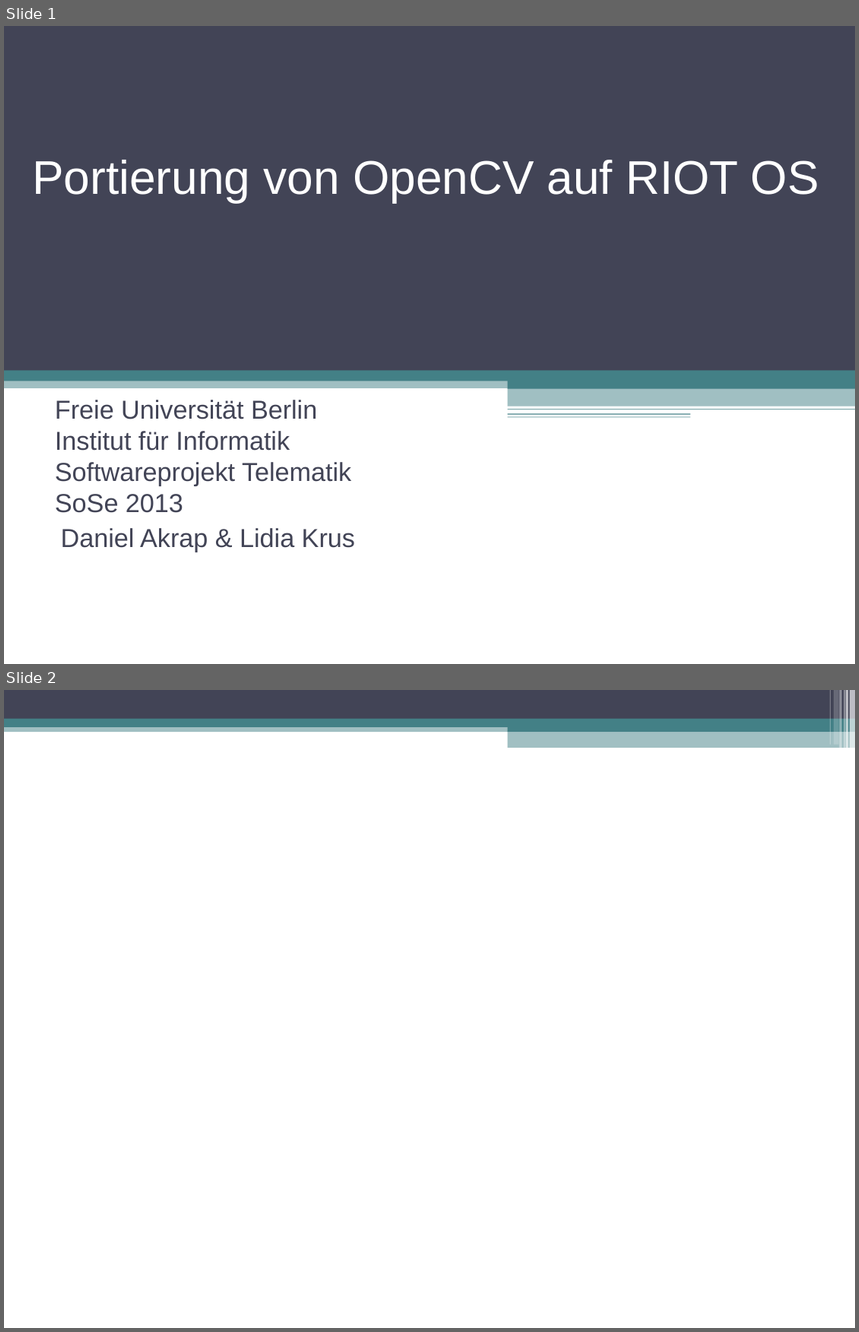
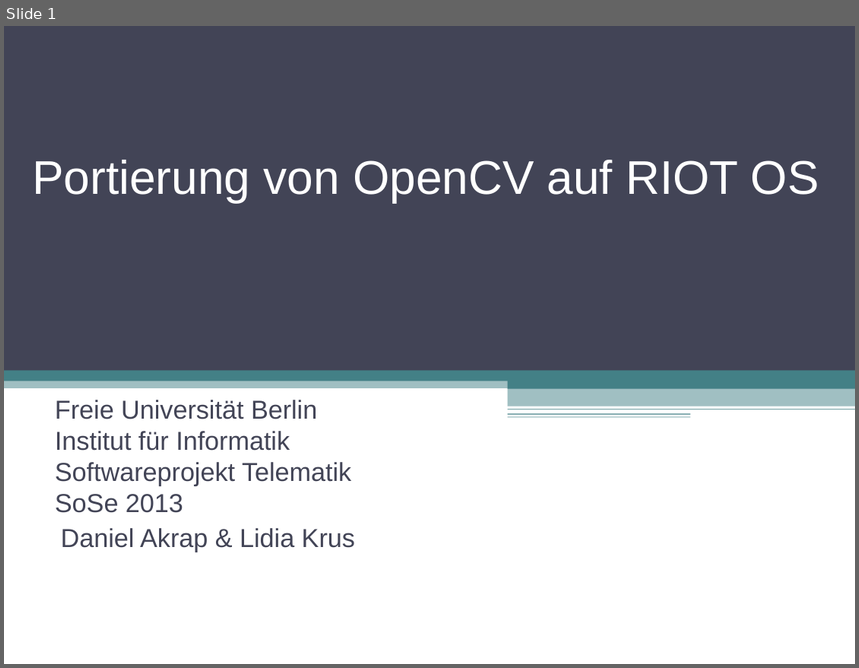
Before and after one commit to swp2013riot/riot-opencv-port, a slide deck: doc/slides/intro_presentation.odp. Shown one above the other, each under a label of ours: slides 1 and 2 before the commit, slide 1 after it. The pictures are 859x1332 and 859x668 pixels, drawn with LibreOffice and Linux fonts; fonts in the diff are those of the drawing. Boxes give left, top, right and bottom in pixels: in the first picture for what was removed or moved away, otherwise in the second. Text is boxed around its words. In the diff, an @@ line names an element or a change of style, - is before the commit and + after.

```diff
--- a/doc/slides/intro_presentation.odp
+++ b/doc/slides/intro_presentation.odp
@@ slide 2 removed at [4,690,855,1328], background #FFFFFF @@
@@ rectangle removed at [4,690,855,719] @@
@@ rectangle removed at [829,690,831,745] @@
@@ rectangle removed at [834,690,839,745] @@
@@ rectangle removed at [840,690,842,748] @@
@@ rectangle removed at [844,690,845,748] @@
@@ rectangle removed at [846,690,848,748] @@
@@ rectangle removed at [850,690,855,748] @@
@@ rectangle removed at [4,724,855,732] @@
@@ rectangle removed at [4,719,855,727] @@
@@ rectangle removed at [508,723,855,732] @@
@@ rectangle removed at [508,731,855,748] @@
```
Also in this commit, not shown: 1 slide added.
